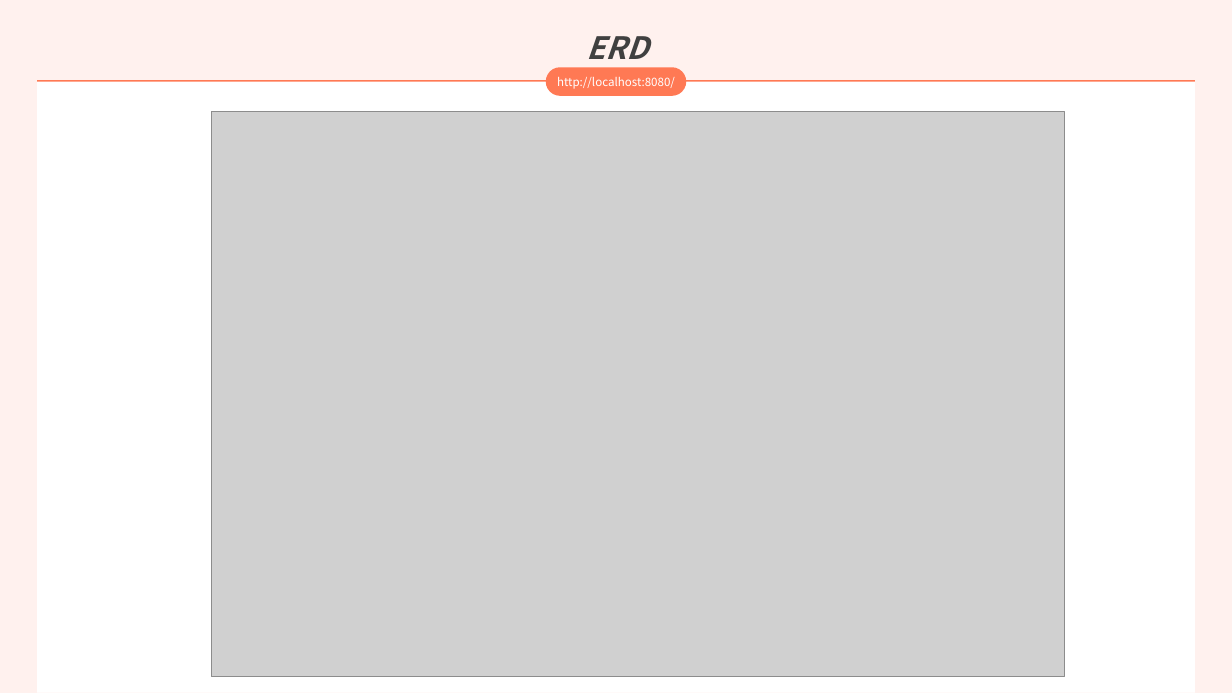
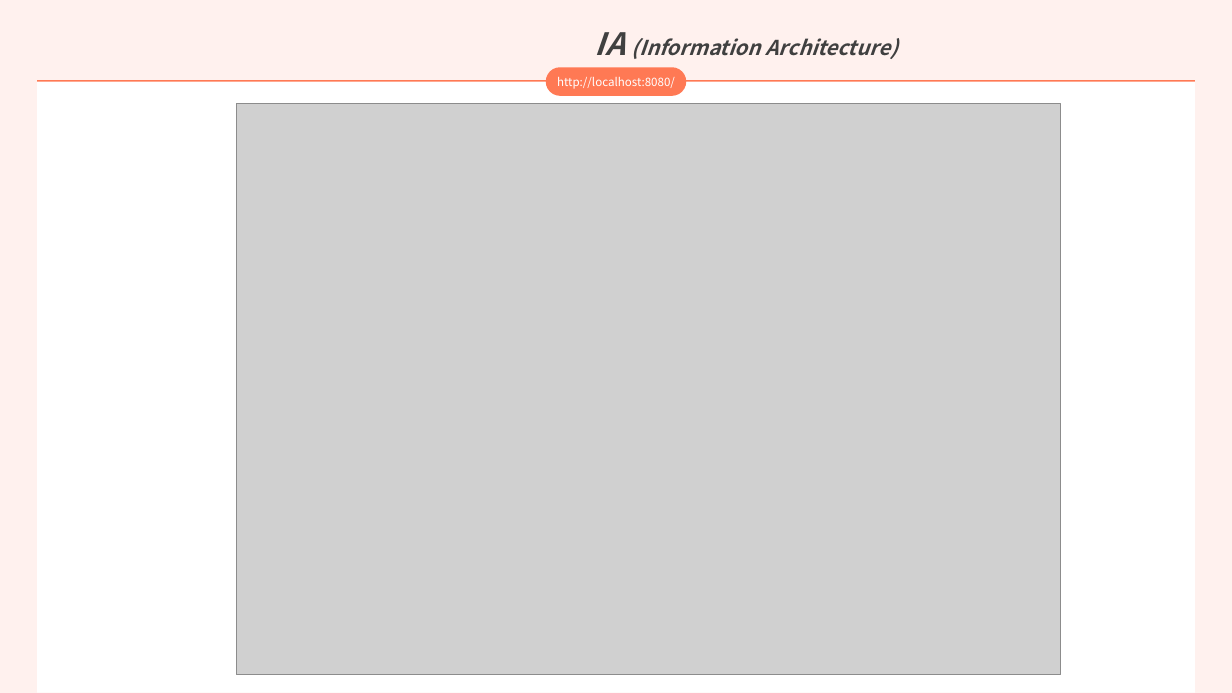
Before and after one commit to Fly-Eugene/MoviEver, a slide deck: slide 8 of 210528_5기_대전_2반_관통PJT_이유진,김진규.pptx. Drawn at 1232x693 pixels with LibreOffice and Linux fonts; fonts in the diff are those of the drawing; grey boxes stand for pictures. Boxes give left, top, right and bottom in pixels: in the first picture for what was removed or moved away, otherwise in the second. Text is boxed around its words. In the diff, an @@ line names an element or a change of style, - is before the commit and + after.

```diff
--- a/210528_5기_대전_2반_관통PJT_이유진,김진규.pptx
+++ b/210528_5기_대전_2반_관통PJT_이유진,김진규.pptx
@@ text at (x1=595, y1=32, x2=898, y2=59): text changed; size 24 to 16 pt @@
-ERD
+IA (Information Architecture)
@@ picture resized from (x1=212, y1=112, x2=1065, y2=677) to (x1=236, y1=104, x2=1061, y2=675) @@
```
Also in this commit, not shown: 3 other files.
